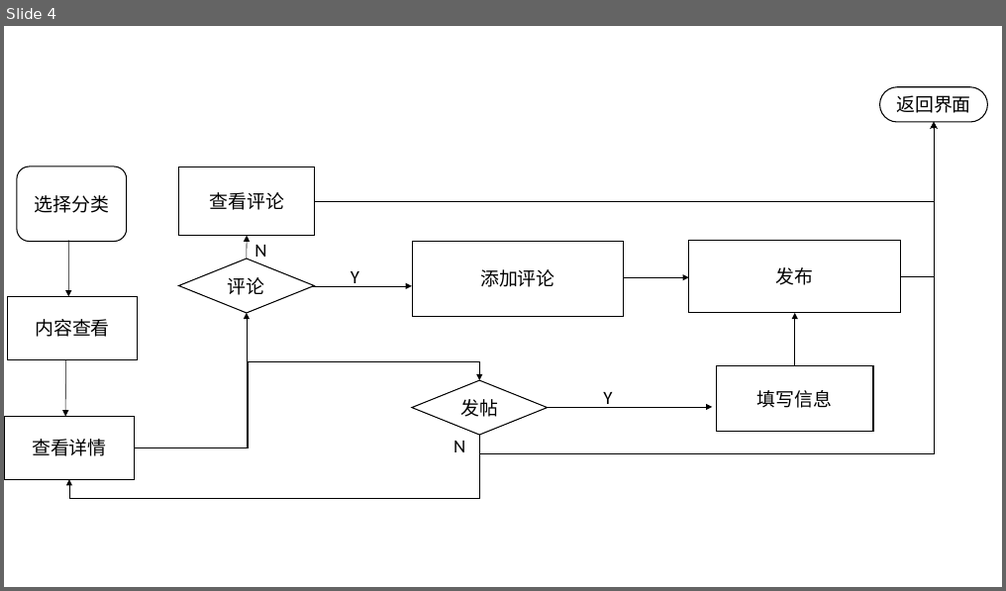
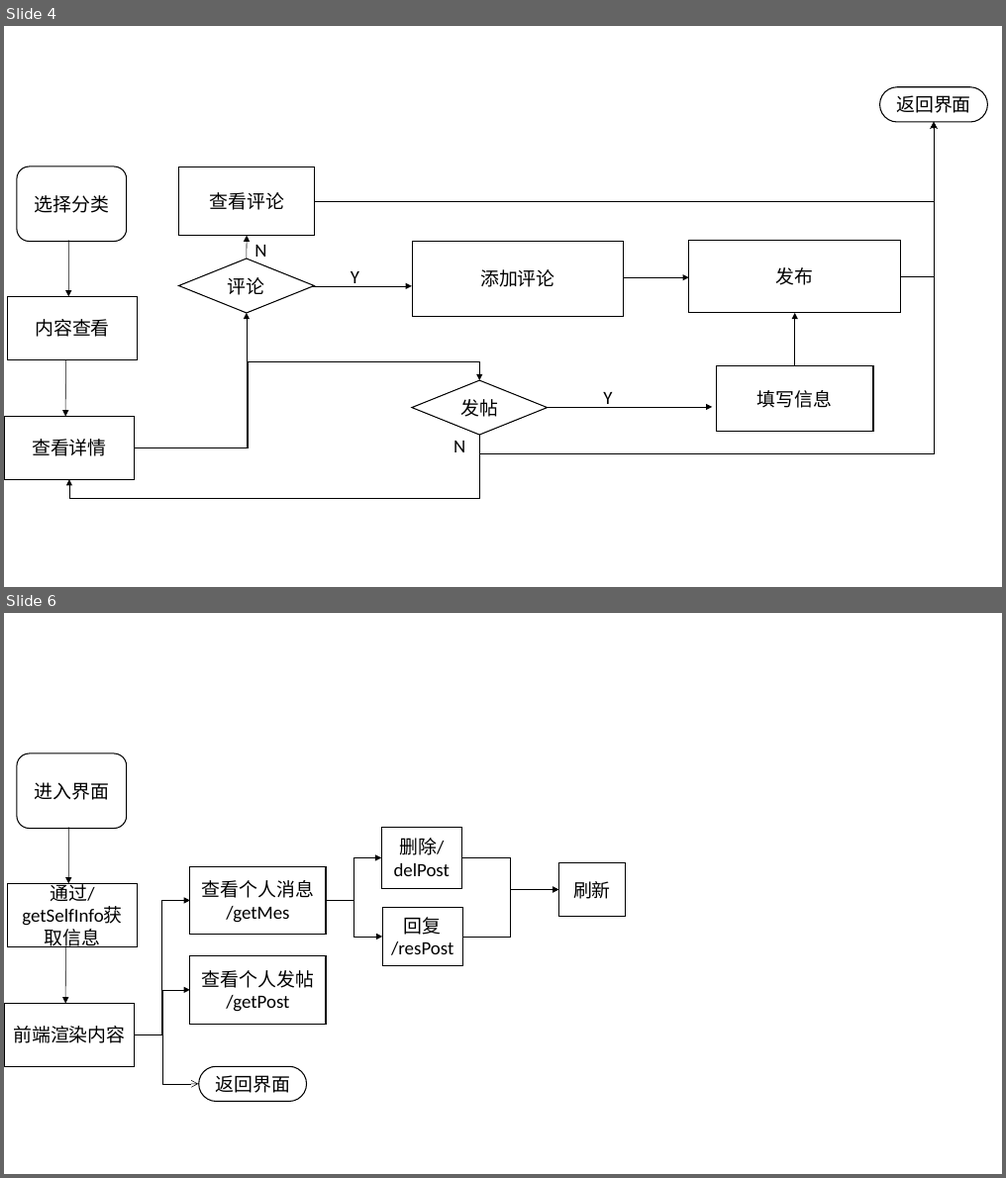
Before and after one commit to shan33/yyweb_backphone, a slide deck: public/毕业设计文档/毕业设计表格.pptx. Shown one above the other, each under a label of ours: slide 4 before the commit, slides 4 and 6 after it; the slides between them are not shown. The pictures are 1006x591 and 1006x1178 pixels, drawn with LibreOffice and Linux fonts; fonts in the diff are those of the drawing. Boxes give left, top, right and bottom in pixels: in the first picture for what was removed or moved away, otherwise in the second. Text is boxed around its words. In the diff, an @@ line names an element or a change of style, - is before the commit and + after.

```diff
--- a/public/毕业设计文档/毕业设计表格.pptx
+++ b/public/毕业设计文档/毕业设计表格.pptx
@@ slide 6 added at [4, 613, 1002, 1174], background #FFFFFF @@
@@ rounded rectangle added at [17, 754, 127, 829], outline #000000 1 pt, 18 pt, text #000000 @@
+进入界面
@@ arrow added from (69, 827) to (68, 884), #000000 0.5 pt @@
@@ elbow arrow added from (463, 858) to (558, 890), #000000 0.5 pt @@
@@ rectangle added at [558, 863, 626, 917], fill #FFFFFF, outline #000000 1 pt, 18 pt, text #000000 @@
+刷新
@@ rectangle added at [8, 884, 138, 947], fill #FFFFFF, outline #000000 1 pt, 18 pt, text #000000 @@
+通过/getSelfInfo获取信息
@@ elbow arrow added from (135, 1035) to (190, 900), #000000 0.5 pt @@
@@ group added at [190, 827, 463, 1024]: 4 rectangles, 2 elbow arrows @@
+查看个人发帖
+/getPost
+回复
+/resPost
+查看个人消息
+/getMes
+删除/delPost
@@ elbow arrow added from (463, 937) to (558, 890), #000000 0.5 pt @@
@@ arrow added from (65, 947) to (65, 1004), #000000 0.5 pt @@
@@ elbow arrow added from (135, 1035) to (190, 990), #000000 0.5 pt @@
@@ rectangle added at [5, 1004, 135, 1066], fill #FFFFFF, outline #000000 1 pt, 18 pt, text #000000 @@
+前端渲染内容
@@ elbow arrow added from (127, 1035) to (198, 1084), #000000 0.5 pt @@
@@ pill shape added at [199, 1066, 307, 1102], outline #000000 1 pt, 18 pt, text #000000 @@
+返回界面
```
Also in this commit, not shown: 2 other slides added, 5 other files.
